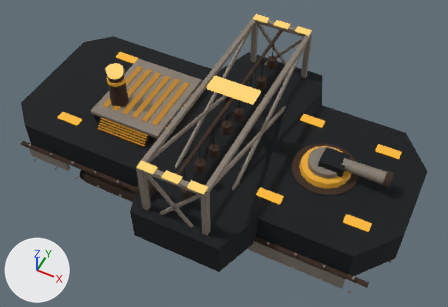
An edit to the glTF model docs/concept-art/models/derrick-bathyarch.glb, drawn before and after from the same camera.
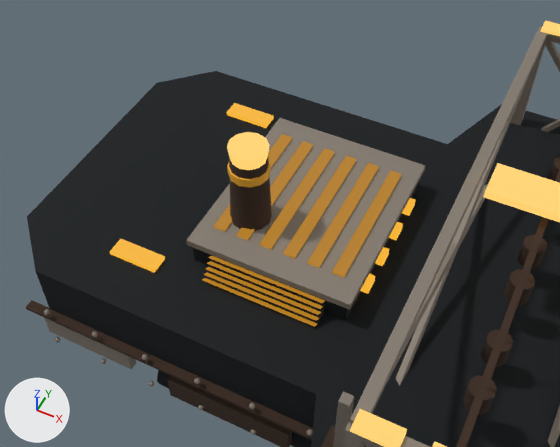
Each version is shown whole from a camera (50 mm lens) standing at (59.3, -114.3, 144.5) and looking at (4.0, -3.9, 6.5), then close up from a camera (50 mm lens) standing at (4.6, -66.6, 91.7) and looking at (-27.2, -3.0, 12.2). Lighting does not change. The marker at lower left points along +X, +Y and +Z. The older version's two pictures come first. Where no turn or scale is listed for an object, it has been applied to the vertices.

The scene before the commit, as lines of its bpy script (objects in view):
```python
ob_house_roof = bpy.data.objects.new('house_roof', me_mesh_127)
ob_house_roof.location = (-24.0, 0.0, 14.8)
ob_roof_grating_0 = bpy.data.objects.new('roof_grating_0', me_mesh_128)
ob_roof_grating_0.location = (-32.6, 0.0, 15.5)
ob_roof_grating_1 = bpy.data.objects.new('roof_grating_1', me_mesh_129)
ob_roof_grating_1.location = (-29.2, 0.0, 15.5)
ob_roof_grating_2 = bpy.data.objects.new('roof_grating_2', me_mesh_130)
ob_roof_grating_2.location = (-25.8, 0.0, 15.5)
ob_roof_grating_3 = bpy.data.objects.new('roof_grating_3', me_mesh_131)
ob_roof_grating_3.location = (-22.4, 0.0, 15.5)
ob_roof_grating_4 = bpy.data.objects.new('roof_grating_4', me_mesh_132)
ob_roof_grating_4.location = (-19.0, 0.0, 15.5)
ob_roof_grating_5 = bpy.data.objects.new('roof_grating_5', me_mesh_133)
ob_roof_grating_5.location = (-15.6, 0.0, 15.5)
ob_stack_throat = bpy.data.objects.new('stack_throat', me_mesh_148)
ob_stack_throat.location = (-30.0, -6.0, 26.8)
# also in view: 'hydrophone_drum_4' at (5.0, -4.0, 17.9); 'machinery_house' at (-24.0, 0.0, 10.0); 'brace_aft_1' at (-4.0, 0.0, 16.5); 'stack' at (-30.0, -6.0, 20.0); 'brace_aft_0' at (-4.0, 0.0, 16.5)
```
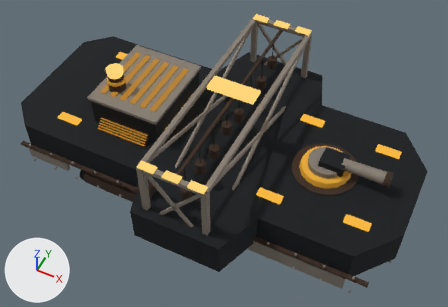
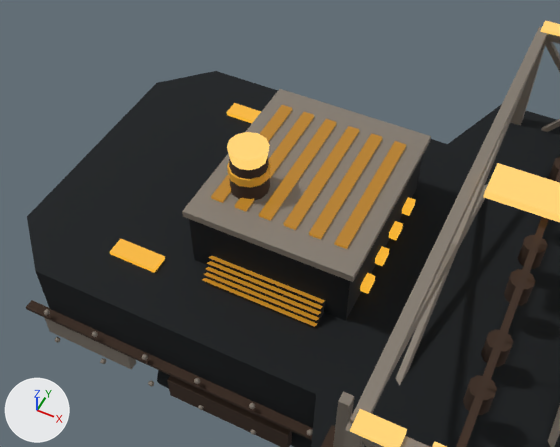
Boxes (x1, y1, x2, y2) around the edits, measured in the close-ups (560 x 447 px):
'house_roof', moved
    before: (186, 118, 425, 310)
    after: (182, 89, 431, 282)
'roof_grating_4', moved
    before: (308, 163, 379, 268)
    after: (309, 133, 382, 239)
'roof_grating_3', moved
    before: (283, 155, 356, 259)
    after: (284, 126, 359, 230)
'roof_grating_5', moved
    before: (332, 170, 401, 277)
    after: (334, 141, 406, 249)
'roof_grating_2', moved
    before: (260, 148, 335, 249)
    after: (259, 119, 337, 221)
'roof_grating_1', moved
    before: (237, 141, 313, 240)
    after: (235, 112, 314, 211)
'roof_grating_0', moved
    before: (214, 134, 292, 232)
    after: (211, 105, 292, 202)
'machinery_house', unchanged, uncovered by the edit
    before: (193, 184, 418, 321)
    after: (189, 156, 423, 321)

Patch to the scene script:
```diff
--- a/docs/concept-art/models/derrick-bathyarch.glb.py
+++ b/docs/concept-art/models/derrick-bathyarch.glb.py
@@ ob_house_roof @@
 ob_house_roof = bpy.data.objects.new('house_roof', me_mesh_127)
-ob_house_roof.location = (-24.0, 0.0, 14.8)
+ob_house_roof.location = (-24.0, 0.0, 20.3)
@@ ob_roof_grating_0 @@
 ob_roof_grating_0 = bpy.data.objects.new('roof_grating_0', me_mesh_128)
-ob_roof_grating_0.location = (-32.6, 0.0, 15.5)
+ob_roof_grating_0.location = (-32.6, 0.0, 21.0)
@@ ob_roof_grating_1 @@
 ob_roof_grating_1 = bpy.data.objects.new('roof_grating_1', me_mesh_129)
-ob_roof_grating_1.location = (-29.2, 0.0, 15.5)
+ob_roof_grating_1.location = (-29.2, 0.0, 21.0)
@@ ob_roof_grating_2 @@
 ob_roof_grating_2 = bpy.data.objects.new('roof_grating_2', me_mesh_130)
-ob_roof_grating_2.location = (-25.8, 0.0, 15.5)
+ob_roof_grating_2.location = (-25.8, 0.0, 21.0)
@@ ob_roof_grating_3 @@
 ob_roof_grating_3 = bpy.data.objects.new('roof_grating_3', me_mesh_131)
-ob_roof_grating_3.location = (-22.4, 0.0, 15.5)
+ob_roof_grating_3.location = (-22.4, 0.0, 21.0)
@@ ob_roof_grating_4 @@
 ob_roof_grating_4 = bpy.data.objects.new('roof_grating_4', me_mesh_132)
-ob_roof_grating_4.location = (-19.0, 0.0, 15.5)
+ob_roof_grating_4.location = (-19.0, 0.0, 21.0)
@@ ob_roof_grating_5 @@
 ob_roof_grating_5 = bpy.data.objects.new('roof_grating_5', me_mesh_133)
-ob_roof_grating_5.location = (-15.6, 0.0, 15.5)
+ob_roof_grating_5.location = (-15.6, 0.0, 21.0)
```
